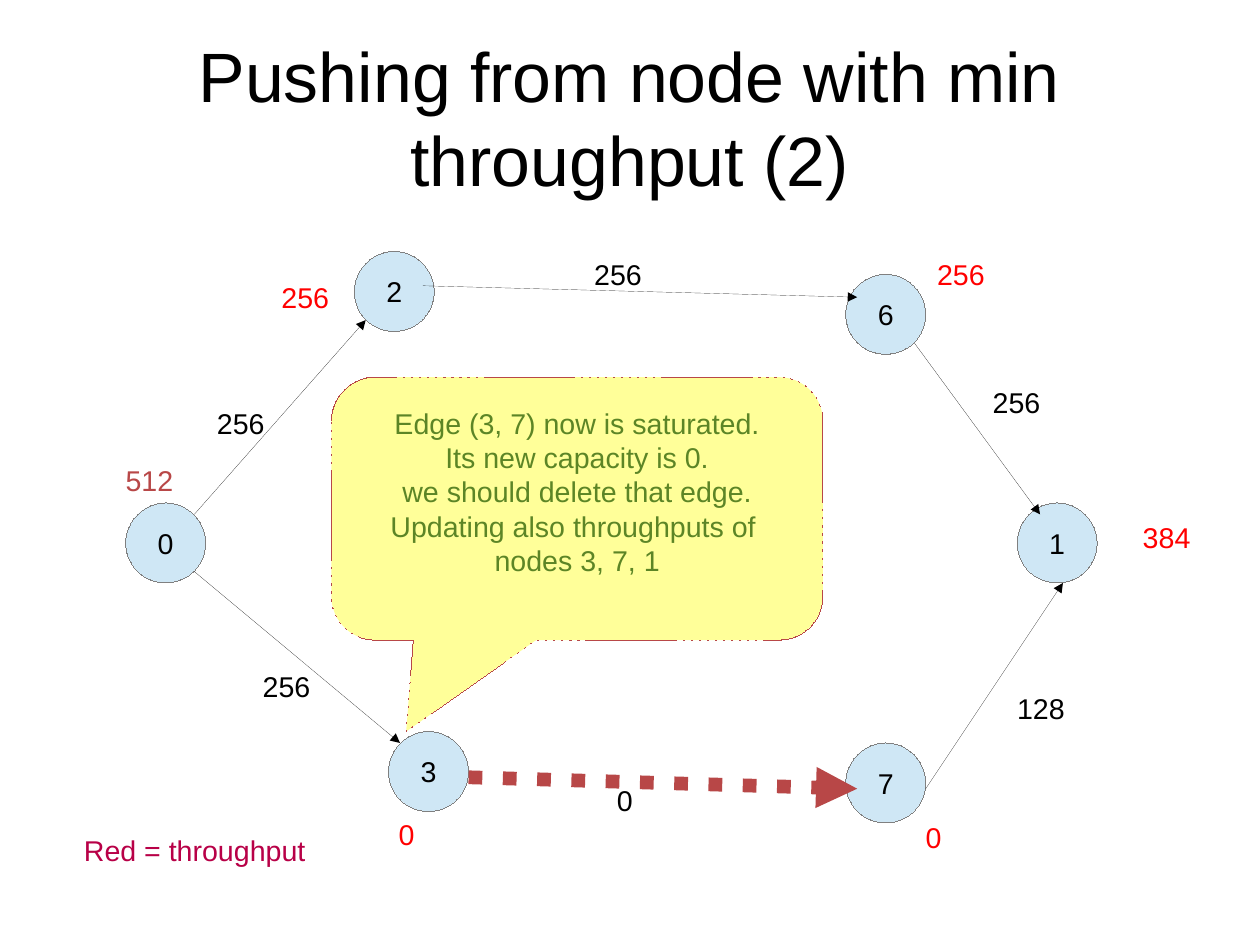
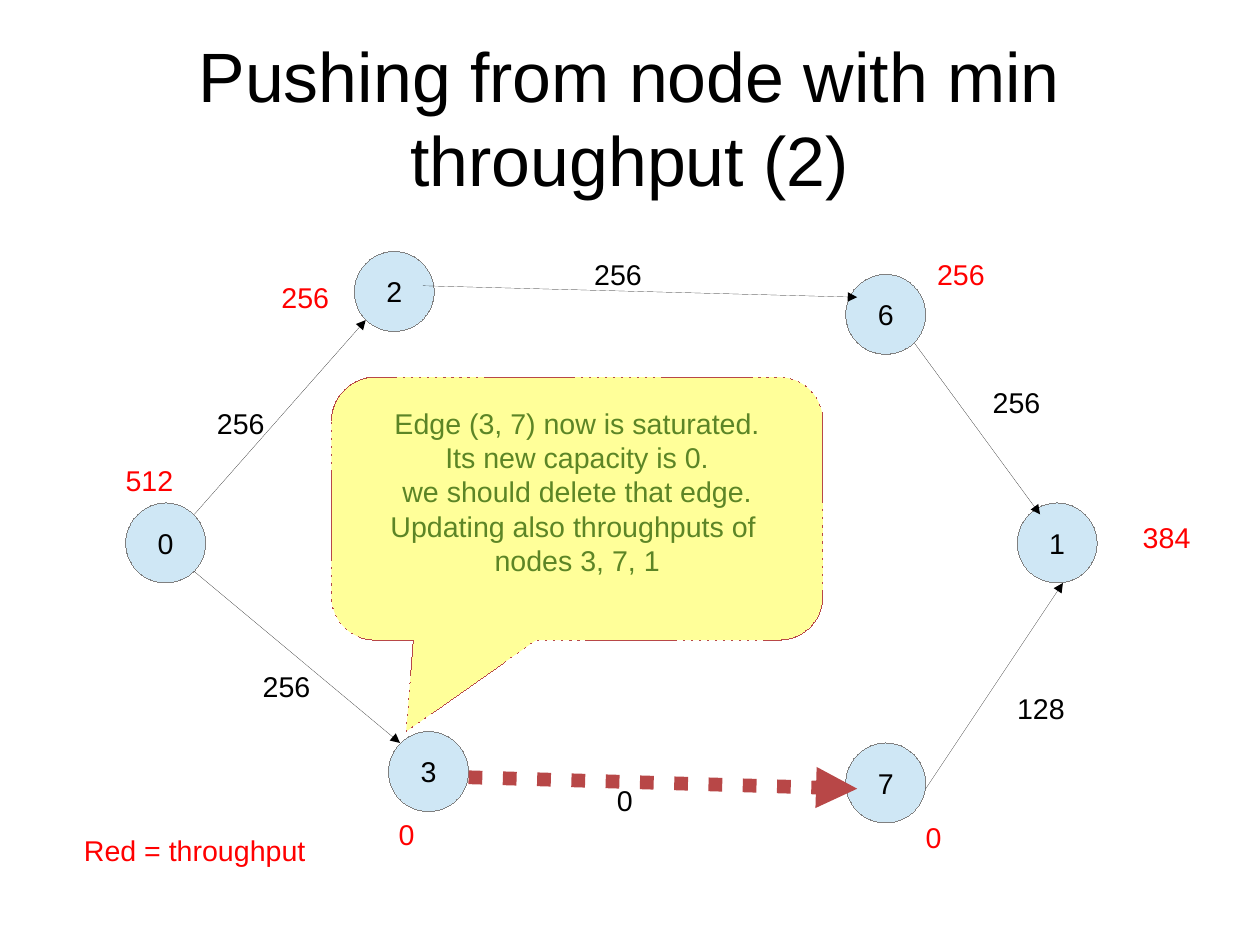
Before and after one commit to gosom/MaximumFlowMPM, a slide deck: slide 13 of slides/mpm.odp. Drawn at 1260x945 pixels with LibreOffice and Linux fonts; fonts in the diff are those of the drawing. Boxes give left, top, right and bottom in pixels: in the first picture for what was removed or moved away, otherwise in the second. Text is boxed around its words. In the diff, an @@ line names an element or a change of style, - is before the commit and + after.

```diff
--- a/slides/mpm.odp
+++ b/slides/mpm.odp
@@ text "512" at (x1=126, y1=471, x2=174, y2=492): text colour #B84747 to #FF0000 @@
@@ text "Red = throughput" at (x1=84, y1=840, x2=306, y2=867): text colour #B80047 to #FF0000 @@
```
Also in this commit, not shown: 10 other slides changed, 3 other files.
